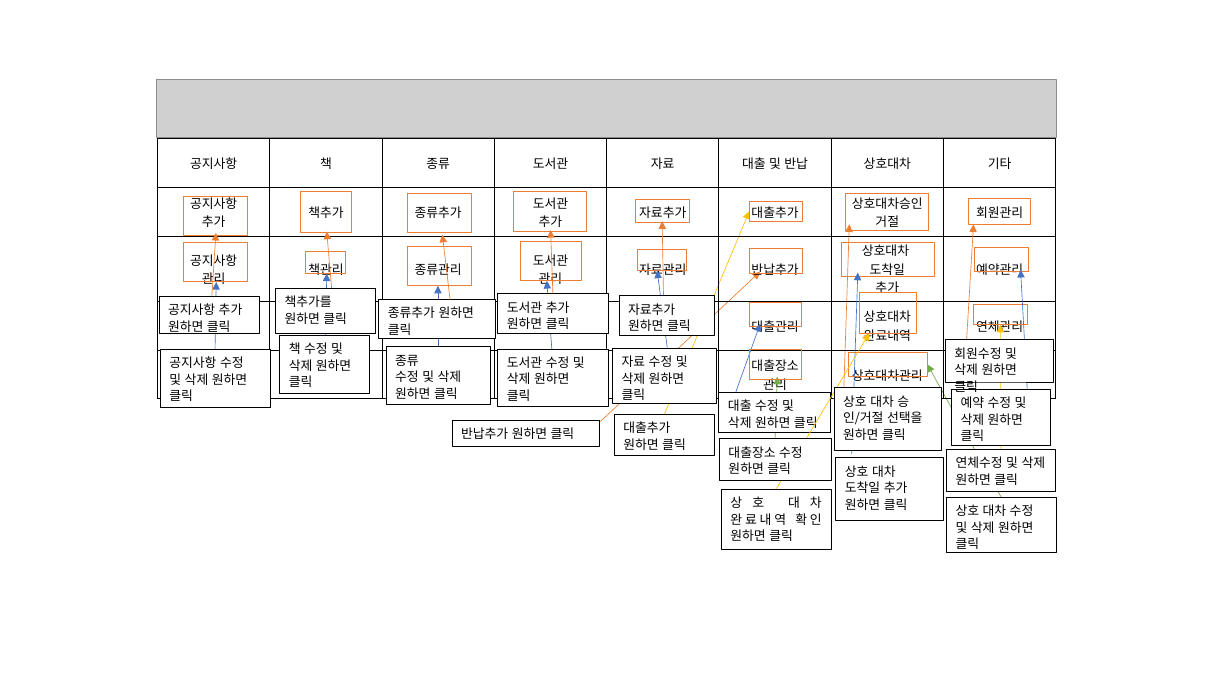
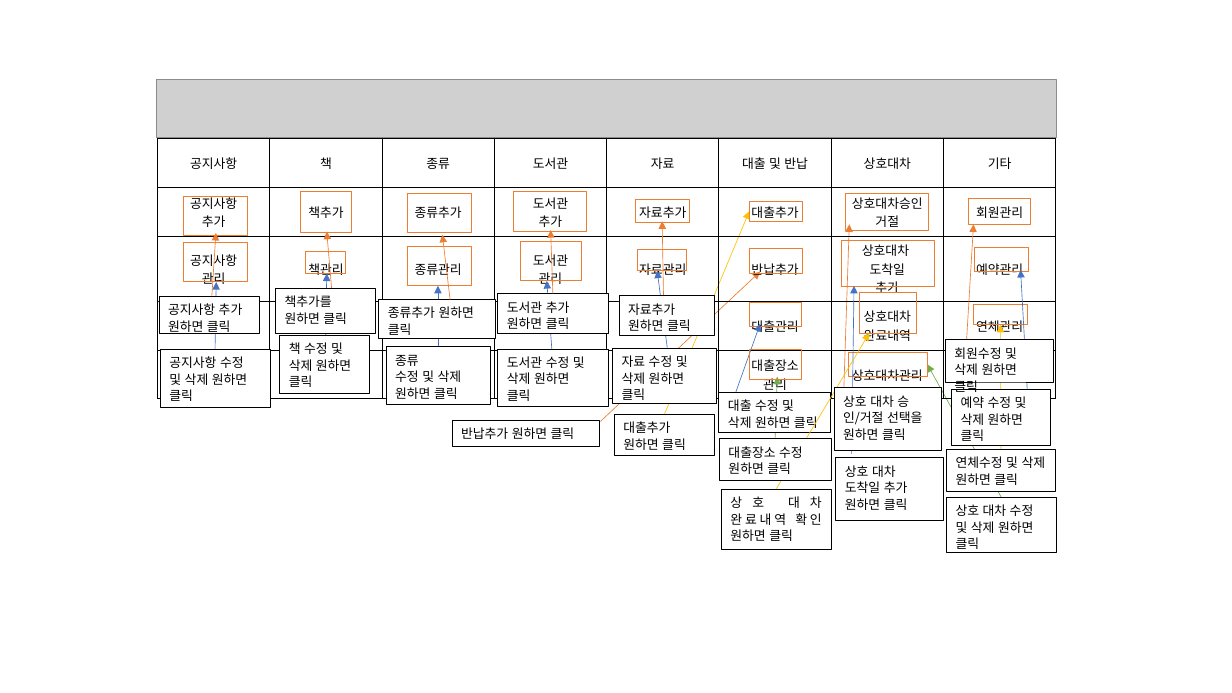
Before and after one commit to Hwangtaehun/librarysystem, a slide deck: slide 3 of 자료정리/매뉴얼/이미지편집.pptx. Drawn at 1232x693 pixels with LibreOffice and Linux fonts; fonts in the diff are those of the drawing; grey boxes stand for pictures. Boxes give left, top, right and bottom in pixels: in the first picture for what was removed or moved away, otherwise in the second. Text is boxed around its words. In the diff, an @@ line names an element or a change of style, - is before the commit and + after.

```diff
--- a/자료정리/매뉴얼/이미지편집.pptx
+++ b/자료정리/매뉴얼/이미지편집.pptx
@@ rectangle resized from (x1=842, y1=243, x2=935, y2=277) to (x1=842, y1=241, x2=935, y2=287) @@
@@ arrow moved from (852, 454) - (858, 273) to (852, 454) - (854, 286) @@
```
Also in this commit, not shown: 9 other files.
